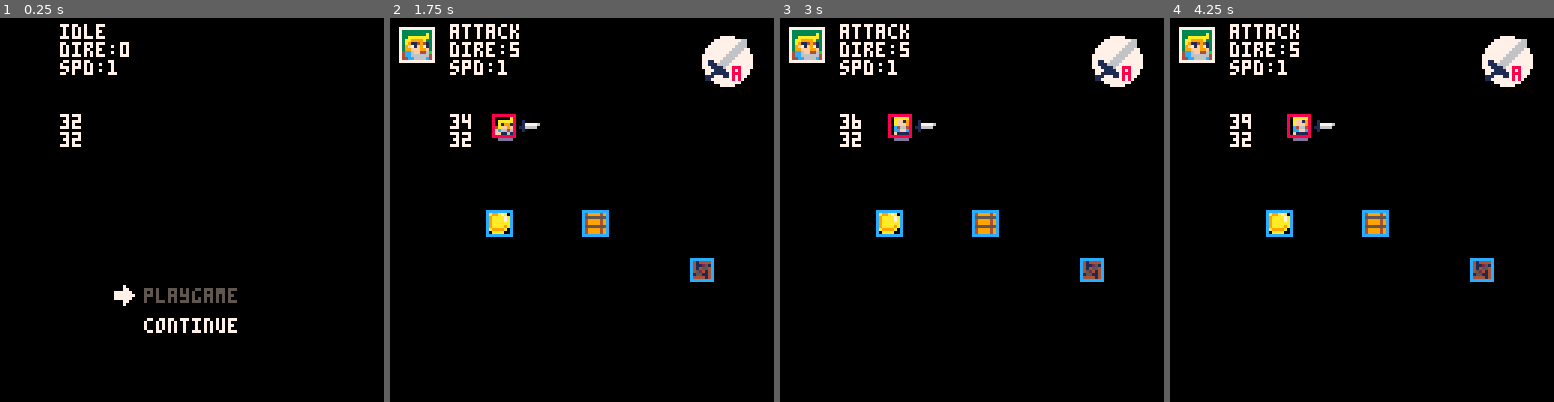
Above: before the commit, frames 1-4 (left to right).
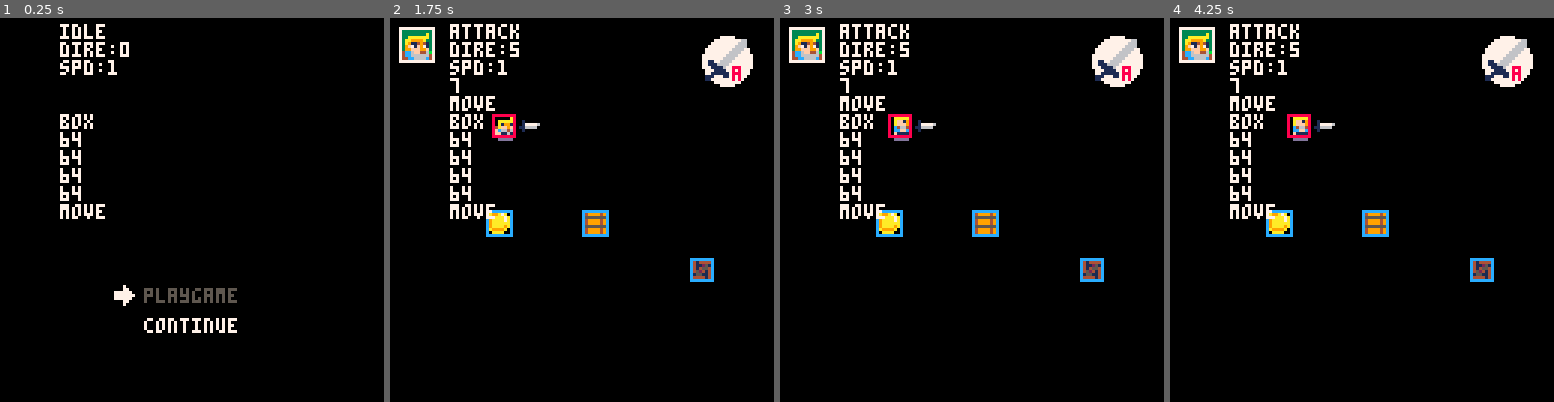
Above: after the commit, the same moments.

Repository: yuwangyu-Hub/pico8arpg
Game: PICO-8 cartridge arpg.p8
Two runs of this game, one before a commit and one after it. Both use one fixed random seed, a clock stepped at 60 frames per second and the inputs below.
Inputs:
- Up to frame 1 (0.25 s): no input
- Up to frame 2 (1.75 s): tap X (X key) at 0.33, 1.07 s; tap O (Z key) at 0.7, 1.7 s; hold Right from 1.6 s (still down)
- Up to frame 3 (3 s): tap X (X key) at 1.85, 2.97 s; release Right at 2.1 s; tap O (Z key) at 2.1, 2.5, 2.9 s; hold Up 2.15-2.42 s; hold Right from 2.47 s (still down)
- Up to frame 4 (4.25 s): release Right at 3.03 s; hold Left 3.08-3.58 s; tap O (Z key) at 3.3, 3.7, 4.1 s; hold Down 3.63-3.97 s; hold Right from 4.02 s (still down); tap X (X key) at 4.08 s

The runs differ from the first frame. In frame 1, 0.8% of the frame differs, in the area x 15-28%, y 25-53%; in frame 2, 1.1%, in the area x 15-28%, y 15-53%; in frame 3, 1.1%; in frame 4, 1.1%.

Commit message:
完成推动系统
完成了整个游戏的推动系统
1，像素级别的碰撞（牺牲了对角线归一化速度，对角线移动会略快，暂无法完美解决。）
2，标签为无法推动的物体的推不动效果
3，对角移动碰撞到物体时沿物体边缘移动
4，靠近物体边缘时不会停止，而是沿着移动到边上一侧
5，推动物体

Diff:
--- a/action.lua
+++ b/action.lua
@@ -43,18 +43,17 @@
 				end
 			end
 			local colldire=checkdir(_obj,sb)--检测方向
-			--debug="move"
+			debug=colldire
 			if ck_item(_obj,sb,0,0,0,0) then
+				debug1="ck_item"
 				--and (a== wy.dire or b == wy.dire or c == wy.dire) then
 				--注意，因为pico-8的缺陷，所以存在如果要斜角度归一化，那么像素级别的碰撞，在右边和下边两个角度上，斜角度移动会在设置的像素碰撞上再进一个像素
 				--检测碰撞方向
 				--如果监测到移动前方有物体（flag get）进入push状态
-				if _obj.type=="fixed" then
-					move_not_push(_obj,sb,colldire)
-				elseif _obj.type=="move" then
-					move_push(_obj,sb,colldire)
-				end
+				move_and_push(_obj,sb,colldire)
+
 			else
+				debug1="move"
 				move(sb)
 				move_anim(sb)
 			end
--- a/main.lua
+++ b/main.lua
@@ -56,6 +56,10 @@
 	print("spd:"..wy.speed)
 	print(debug)
 	print(debug1)
-	print(wy.x)
-	print(wy.y)
+	print(obj[2].name)
+	print(obj[2].sprx)
+	print(obj[2].spry)
+	print(obj[2].x)
+	print(obj[2].y)
+	print(obj[2].type)
 end
--- a/universal_tools.lua
+++ b/universal_tools.lua
@@ -120,7 +120,7 @@
 		return false
 	end
 end
-function move_not_push(_obj,_sb,_colldire)
+function move_and_push(_obj,_sb,_colldire)
 	--一种1、3、5、7方向数据的整合码
 	--[[Dimensional dataset
 	d_date={
@@ -158,9 +158,14 @@
 					_sb.spd.spy=1*_sb.speed
 				end
 			else
-				_sb.spd.spx=0
-				_sb.spd.spy=diry[_sb.dire]*_sb.speed
-				pull_anim(_sb,_colldire)
+				if _obj.type=="fixed" then
+					_sb.spd.spx=0
+					_sb.spd.spy=diry[_sb.dire]*_sb.speed
+					pull_anim(_sb,_colldire)
+				elseif _obj.type=="move" then
+					pushsth(_obj,_sb,_colldire)
+					pull_anim(_sb,_colldire)
+				end
 			end
 		elseif  _sb.dire==2 or _sb.dire==8 then
 			_sb.spd.spx=0
@@ -184,9 +189,14 @@
 					_sb.spd.spy=0
 				end
 			else
-				_sb.spd.spx=dirx[_sb.dire]*_sb.speed
-				_sb.spd.spy=0
-				pull_anim(_sb,_colldire)
+				if _obj.type=="fixed" then
+					_sb.spd.spx=dirx[_sb.dire]*_sb.speed
+					_sb.spd.spy=0
+					pull_anim(_sb,_colldire)
+				elseif _obj.type=="move" then
+					pushsth(_obj,_sb,_colldire)
+					pull_anim(_sb,_colldire)
+				end
 			end
 		elseif _sb.dire==2 or _sb.dire==4 then
 			_sb.spd.spx=dirx[_sb.dire]*_sb.speed
@@ -210,9 +220,15 @@
 					_sb.spd.spy=1*_sb.speed
 				end
 			else
-				_sb.spd.spx=0
-				_sb.spd.spy=diry[_sb.dire]*_sb.speed
-				pull_anim(_sb,_colldire)
+				if _obj.type=="fixed" then
+					_sb.spd.spx=0
+					_sb.spd.spy=diry[_sb.dire]*_sb.speed
+					pull_anim(_sb,_colldire)
+				elseif _obj.type=="move" then
+					pushsth(_obj,_sb,_colldire)
+					pull_anim(_sb,_colldire)
+				end
+
 			end
 		elseif _sb.dire==4 or _sb.dire==6 then
 			_sb.spd.spx=0
@@ -236,9 +252,14 @@
 					_sb.spd.spy=0
 				end
 			else
-				_sb.spd.spx=dirx[_sb.dire]*_sb.speed
-				_sb.spd.spy=0
-				pull_anim(_sb,_colldire)
+				if _obj.type=="fixed" then
+					_sb.spd.spx=dirx[_sb.dire]*_sb.speed
+					_sb.spd.spy=0
+					pull_anim(_sb,_colldire)
+				elseif _obj.type=="move" then
+					pushsth(_obj,_sb,_colldire)
+					pull_anim(_sb,_colldire)
+				end
 			end
 		elseif  _sb.dire==8 or _sb.dire==6 then
 			_sb.spd.spx=dirx[_sb.dire]*_sb.speed
@@ -297,10 +318,29 @@
 	end
 end
 
-function move_push(_obj,_sb,_colldire)
-	local pushspd=0.5
-
-
+function pushsth(_obj,_sb,_colldire)
+	local pushspd=1
+	if _sb.dire==1 then
+		_sb.spd.spx=-pushspd
+		_sb.spd.spy=0
+		_obj.x-=pushspd
+		_obj.sprx-=pushspd
+	elseif _sb.dire==3 then
+		_sb.spd.spx=0
+		_sb.spd.spy=-pushspd
+		_obj.y-=pushspd
+		_obj.spry-=pushspd
+	elseif _sb.dire==5 then
+		_sb.spd.spx=pushspd
+		_sb.spd.spy=0
+		_obj.x+=pushspd
+		_obj.sprx+=pushspd
+	elseif _sb.dire==7 then
+		_sb.spd.spx=0
+		_sb.spd.spy=pushspd
+		_obj.y+=pushspd
+		_obj.spry+=pushspd
+	end
 
 end
 function spr_flip(_sb)
